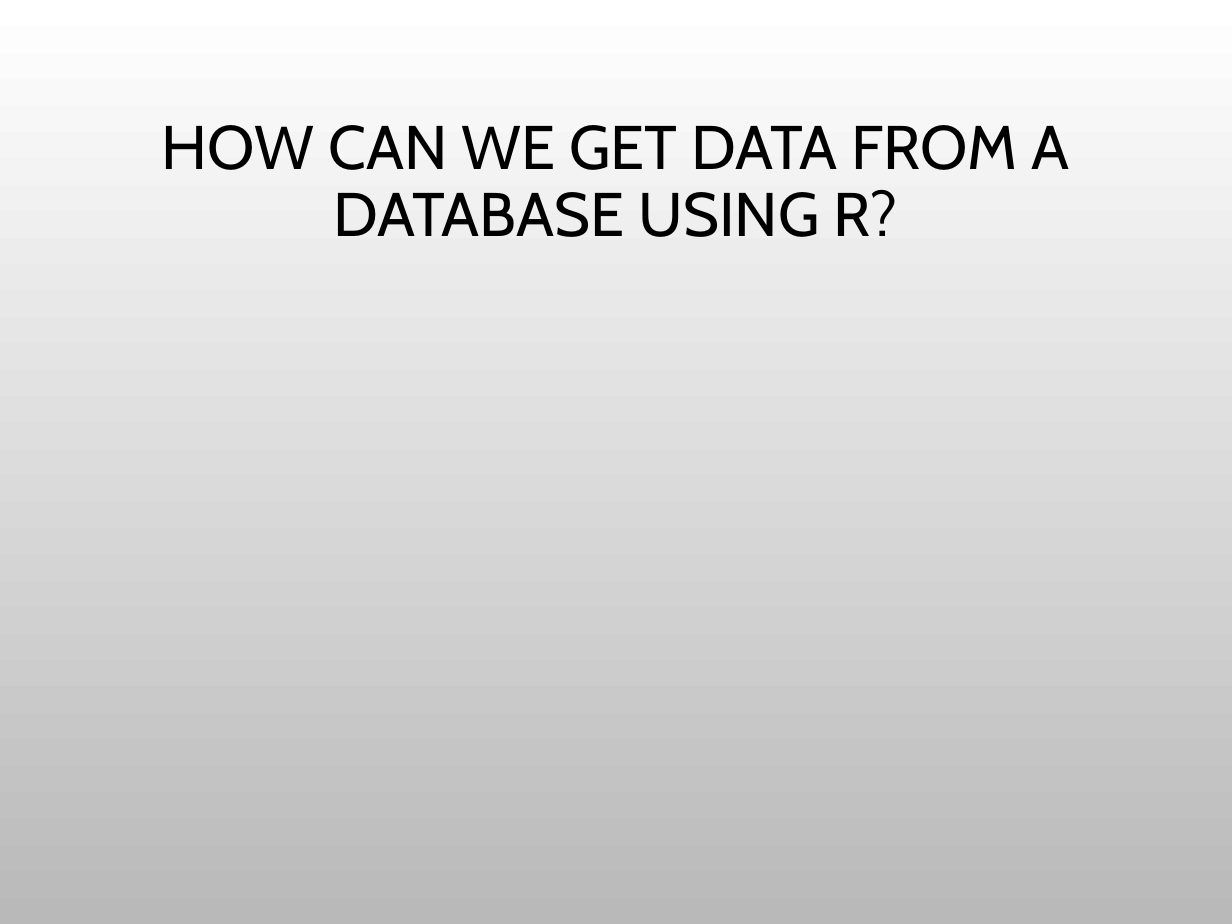
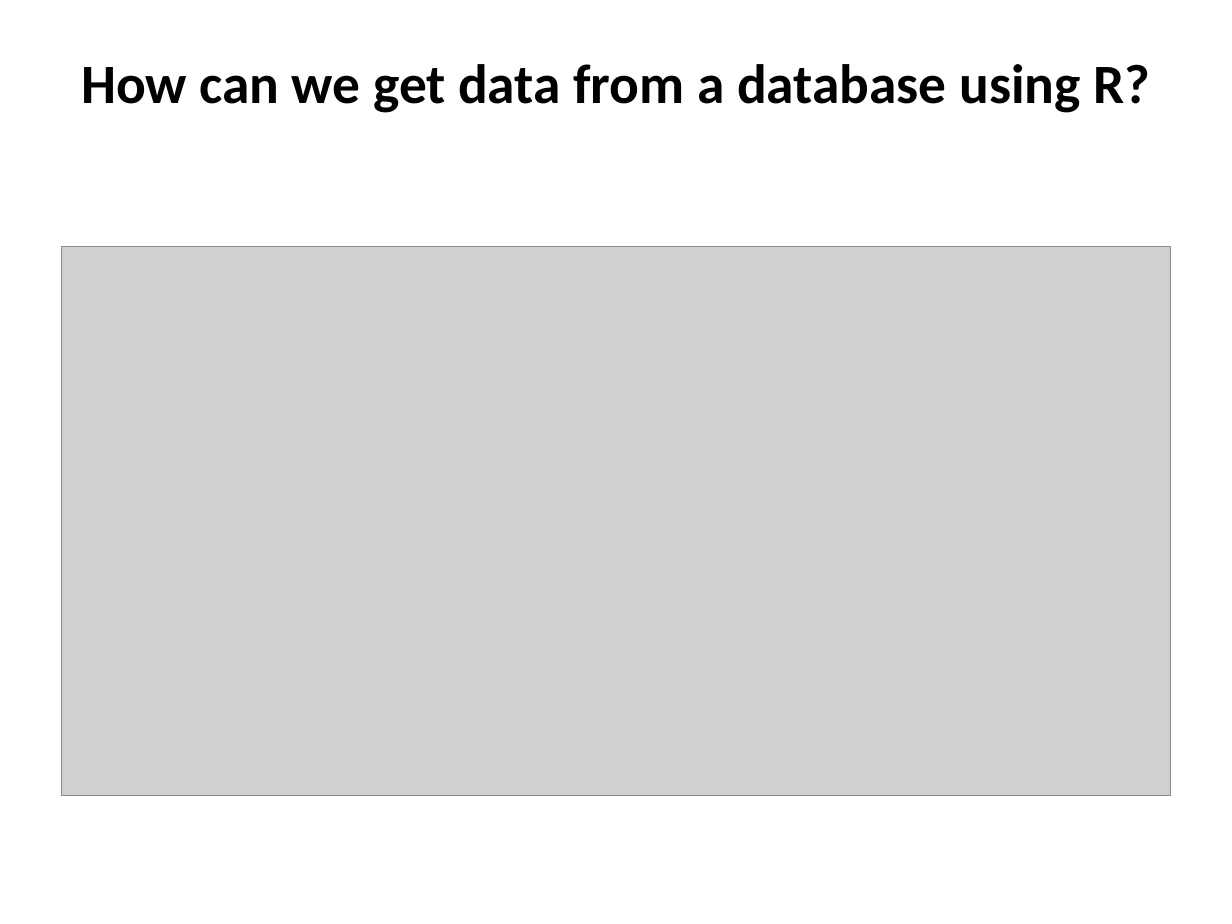
Before and after one commit to kstierhoff/rDatabase, a slide deck: slide 7 of Doc/template/template.pptx (slide 5 before the commit). Drawn at 1232x924 pixels with LibreOffice and Linux fonts; fonts in the diff are those of the drawing; grey boxes stand for pictures; background and template pictures are left out. Boxes give left, top, right and bottom in pixels: in the first picture for what was removed or moved away, otherwise in the second. Text is boxed around its words. In the diff, an @@ line names an element or a change of style, - is before the commit and + after.

```diff
--- a/Doc/template/template.pptx
+++ b/Doc/template/template.pptx
@@ background picture (left out) to #FFFFFF @@
@@ title at [81, 64, 1150, 113]: text changed; size 36 to 32.4 pt; font Cabin to Calibri; bold on @@
-HOW CAN WE GET DATA FROM A DATABASE USING R?
+How can we get data from a database using R?
@@ picture added at [62, 246, 1170, 796] @@
```
Also in this commit, not shown: 6 other slides changed, 3 slides added, 1 slide removed, 10 other files.
